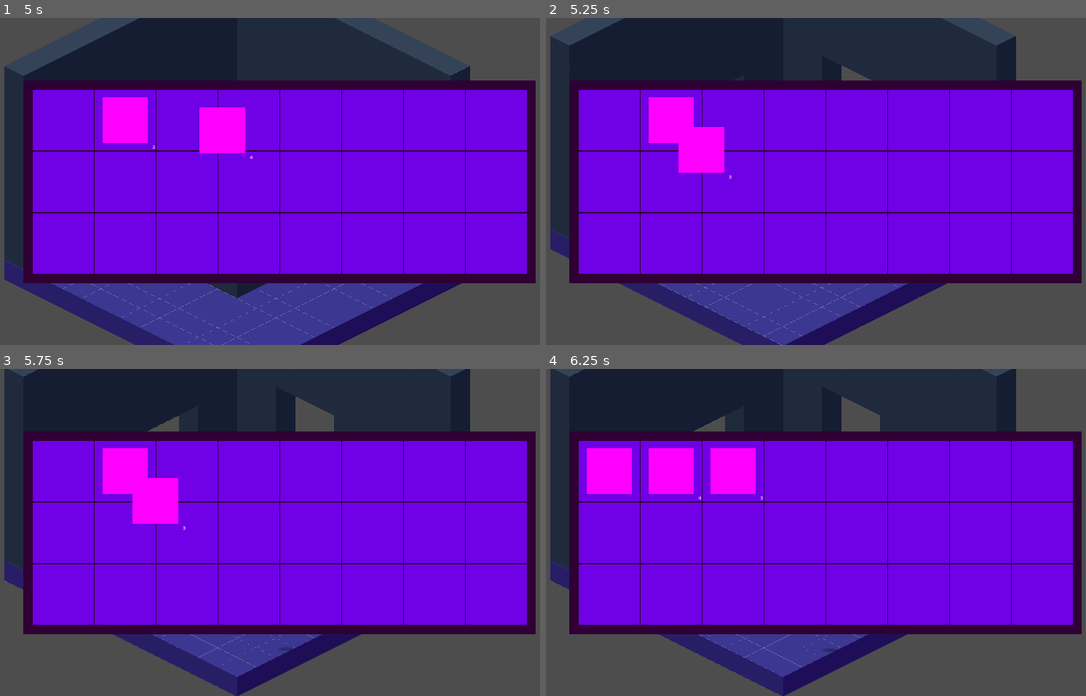
Above: before the commit, frames 1-4 (two rows, left to right).
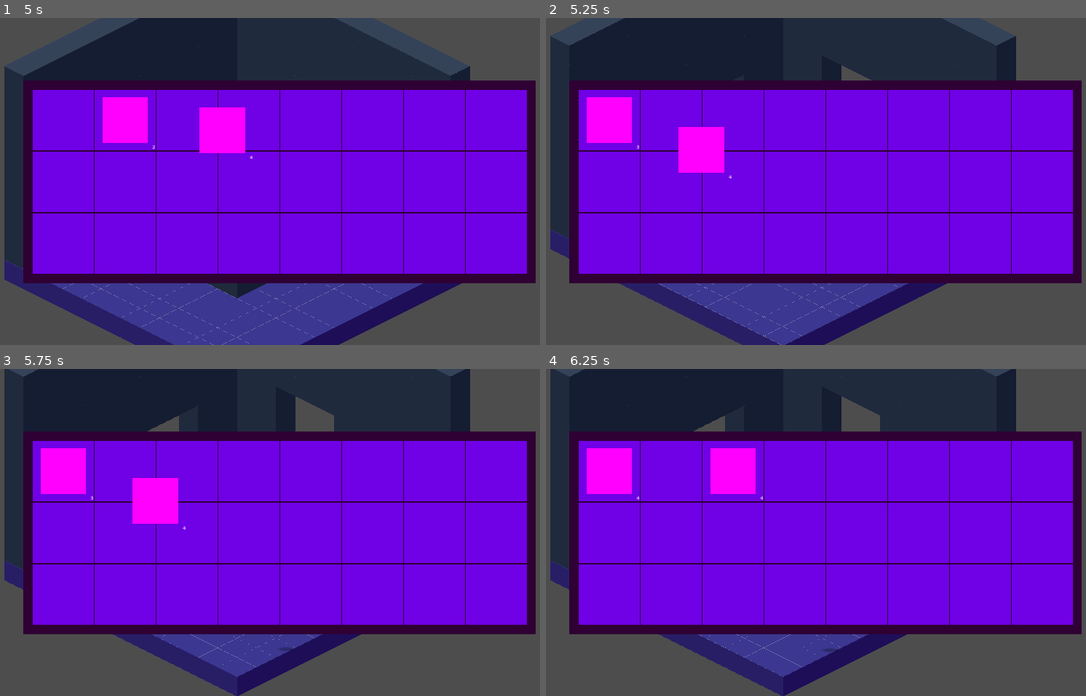
Above: after the commit, the same moments.

Repository: kaelynfmp/HearthLight
Game: Godot game, scene res://scenes/room.tscn
Two runs of this game, one before a commit and one after it. Both use one fixed random seed, a clock stepped at 60 frames per second and the inputs below.
Inputs (mouse positions are in pixels of both pictures, inside the frame that each line leads up to):
- Up to frame 1 (5 s): tap Enter (ui_accept) at 0.5, 0.77, 1.25, 2, 3.5, 3.77 s; move the mouse to (405, 165) at 0.52 s; hold D (move_right) 0.53-1.25 s; hold Shift (modifier, bound only after the commit) 0.53-1.25 s; click (405, 165) at 0.67 s; drag from (162, 197) to (248, 246) at 1.27 s; move the mouse to (340, 109) at 2.02 s; hold D (move_right) 2.03-2.75 s; hold Shift (modifier, bound only after the commit) 2.03-2.75 s; click (340, 109) at 2.17 s; drag from (248, 246) to (102, 132) at 2.77 s; move the mouse to (453, 230) at 3.52 s; hold A (move_left) 3.53-4.25 s; hold Shift (modifier, bound only after the commit) 3.53-4.25 s; click (453, 230) at 3.67 s; tap E (inventory) at 4.15 s; drag from (64, 119) to (194, 99) at 4.27 s
- Up to frame 2 (5.25 s): tap Enter (ui_accept) at 5 s; move the mouse to (670, 119) at 5.02 s; hold S (move_down) from 5.03 s (still down); hold Shift (modifier, bound only after the commit) from 5.03 s (still down); click (670, 119) at 5.17 s
- Up to frame 3 (5.75 s): keep holding S (move_down); keep holding Shift (modifier, bound only after the commit)
- Up to frame 4 (6.25 s): release S (move_down) at 5.75 s; release Shift (modifier, bound only after the commit) at 5.75 s; tap Enter (ui_accept) at 5.75 s; drag from (735, 470) to (708, 548) at 5.77 s

Frame 1 is identical in both runs. In frame 2, 2.2% of the frame differs, in the area x 7-35%, y 24-50%; in frame 3, 2.2%; in frame 4, 1.2%.

Commit message:
feat: shift click

Diff:
--- a/project.godot
+++ b/project.godot
@@ -85,6 +85,11 @@
 , Object(InputEventKey,"resource_local_to_scene":false,"resource_name":"","device":-1,"window_id":0,"alt_pressed":false …(186 unchanged characters)…
 ]
 }
+modifier={
+"deadzone": 0.5,
+"events": [Object(InputEventKey,"resource_local_to_scene":false,"resource_name":"","device":-1,"window_id":0,"alt_pressed":false,"shift_pressed":false,"ctrl_pressed":false,"meta_pressed":false,"pressed":false,"keycode":0,"physical_keycode":4194325,"key_label":0,"unicode":0,"location":0,"echo":false,"script":null)
+]
+}
 
 [rendering]
 
--- a/scripts/gamemanager.gd
+++ b/scripts/gamemanager.gd
@@ -5,6 +5,8 @@
 @export var inventory:bool = false
 
 var cursor:Node2D
+
+var inventories: Array[Inventory] = []
 
 func _ready() -> void:
 	pass
@@ -14,8 +16,31 @@
 		change_inventory()
 
 func change_inventory():
-	inventory = !inventory
+	if inventory:
+		inventory = false
+		inventories.clear()
+	else:
+		inventory = true
 	inventory_changed.emit()
+
+func add_inventory(p_inventory: Inventory):
+	inventories.append(p_inventory)
+
+func send_to_inventory(slot: Slot):
+	var went_somewhere: bool = false
+	var home_inventory: Inventory
+	var temp_slot: Slot = slot.duplicate()
+	for search_inventory in inventories:
+		if slot not in search_inventory.slots:
+			slot.decrement(slot.quantity)
+			went_somewhere = search_inventory.insert(temp_slot.item, temp_slot.quantity)
+			return
+		else:
+			home_inventory = search_inventory
+
+	if !went_somewhere:
+		slot.decrement(slot.quantity)
+		home_inventory.insert(temp_slot.item, temp_slot.quantity)
 
 func set_cursor(setting_cursor: Node2D):
 	cursor = setting_cursor
--- a/scripts/gui/inventory/inventory.gd
+++ b/scripts/gui/inventory/inventory.gd
@@ -14,8 +14,6 @@
 	for i in range(min(inventory.slots.size(), slots.size())):
 		slots[i].set_slot(inventory.slots[i])
 
-
-
 func _process(_delta: float):
 	visible = is_open
 
--- a/scripts/gui/inventory/slot.gd
+++ b/scripts/gui/inventory/slot.gd
@@ -33,6 +33,8 @@
 		# slide to add one
 		drop_slot_cursor()
 		rmb_line = true
+	if Input.is_action_pressed("modifier") and Input.is_mouse_button_pressed(MOUSE_BUTTON_LEFT):
+		GameManager.send_to_inventory(slot)
 	mouse_over = true
 
 func _on_mouse_exited() -> void:
@@ -46,8 +48,12 @@
 	if event is InputEventMouseButton:
 		if event.button_index == MOUSE_BUTTON_LEFT and event.is_pressed():
 			# If the items arent both null, OR if you left click, swap the items
-			if cursor_slot().item != null or slot.item != null:
-				swap_slots_cursor()
+			if Input.is_action_pressed("modifier"):
+				GameManager.send_to_inventory(slot)
+				pass
+			else:
+				if cursor_slot().item != null or slot.item != null:
+					swap_slots_cursor()
 		elif event.button_index == MOUSE_BUTTON_RIGHT:
 			rmb_line = false
 			# Since we previously check to see that the item slot isn't swappable, this will always work
@@ -69,14 +75,12 @@
 				pull_slot_cursor(true)
 
 ### Swap the current slot with the cursor slot
-func swap_slots_cursor():
-	if slot.item != cursor_slot().item:
+func swap_slots_cursor(bypass: bool = false):
+	if slot.item != cursor_slot().item or bypass:
 		var temp_item: Item    = cursor_slot().item
 		var temp_quantity: int = cursor_slot().quantity
 		cursor_slot().initialize(slot.item, slot.quantity)
 		slot.initialize(temp_item, temp_quantity)
-		update()
-		GameManager.get_cursor().update_slot()
 	else:
 		merge_slots_cursor()
 
@@ -84,9 +88,11 @@
 func merge_slots_cursor():
 	if slot.item == cursor_slot().item:
 		var remainder: int = slot.increment(cursor_slot().quantity)
+		if remainder == cursor_slot().quantity:
+			# Just swap if you're trying to touch something that's full
+			swap_slots_cursor(true)
+			return
 		cursor_slot().decrement(cursor_slot().quantity - remainder)
-		update()
-		GameManager.get_cursor().update_slot()
 	else:
 		swap_slots_cursor()
 
@@ -101,8 +107,6 @@
 		if (slot.increment() == 0): # No remainder
 		# If the stack isn't maxed, put one in
 			cursor_slot().decrement()
-		update()
-		GameManager.get_cursor().update_slot()
 
 ### Take one item from slot into cursor
 func pull_slot_cursor(bypass: bool = false):
@@ -113,8 +117,6 @@
 		cursor_slot().item = slot.item # It will always either be empty or the item already anyways
 		if (cursor_slot().increment() == 0): # No remainder
 			slot.decrement()
-		update()
-		GameManager.get_cursor().update_slot()
 
 
 ### Pick up half of the stack in the slot
@@ -136,8 +138,6 @@
 			# There hopefully shouldn't ever possibly be a remainder condition but, just in case
 			var remainder: int = cursor_slot().increment(ceil(temp_quantity/2))
 			slot.increment(remainder)
-			update()
-			GameManager.get_cursor().update_slot()
 	else:
 		just_half_stacked = false
 
@@ -146,7 +146,10 @@
 	return GameManager.get_cursor().get_slot()
 
 func set_slot(setting_slot: Slot):
+	if slot:
+		slot.update.disconnect(update)
 	slot = setting_slot
+	slot.update.connect(update)
 	update()
 
 func get_slot():
--- a/scripts/resources/inventory.gd
+++ b/scripts/resources/inventory.gd
@@ -12,18 +12,34 @@
 ## Initialization of the default values
 func _init(p_slots: Array[Slot] = []):
 	slots = p_slots
+	GameManager.inventory_changed.connect(on_inventory_changed)
 
-func insert(item: Item):
-	var item_slots = slots.filter(func(slot): return slot.item == item)
-	var found: bool = false
+func insert(item: Item, amount=1):
+	var item_slots: Array = slots.filter(func(slot): return slot.item == item)
+	var found: bool       = false
 	if !item_slots.is_empty():
 		for slot in item_slots:
-			if (slot.increment() == 0): # No remainder
+			var remainder = slot.increment(amount)
+			if (remainder == 0):
 				found = true
 				break
+			else:
+				amount = remainder
 	if !found:
-		var empty_slots = slots.filter(func(slot): return slot.item == null)
+		var empty_slots: Array = slots.filter(func(slot): return slot.item == null)
 		if !empty_slots.is_empty():
-			empty_slots[0].initialize(item)
+			for empty_slot in empty_slots:
+				var remainder = empty_slot.initialize(item, amount)
+				if (remainder == 0):
+					break
+				else:
+					amount = remainder
+		else:
+			return false
 
 	update.emit()
+	return true
+
+func on_inventory_changed():
+	if GameManager.inventory:
+		GameManager.add_inventory(self)
--- a/scripts/resources/slot.gd
+++ b/scripts/resources/slot.gd
@@ -5,6 +5,8 @@
 class_name Slot
 
 extends Resource
+
+signal update
 
 ## The [Item] that this slot represents. Can have multiple.
 @export var item: Item :
@@ -51,6 +53,8 @@
 		return amount # nothing was put in
 	var remainder: int      = starting_value + amount - item.max_stack
 	quantity += amount
+
+	update.emit()
 	return max(remainder, 0)
 
 ## Decrements the amount of items in the slot by specified amount, default 1
@@ -58,9 +62,14 @@
 	if (amount > quantity):
 		return true
 	quantity -= amount
+	update.emit()
 	return item != null # returns whether the item still exists after decrementing
 
 ## Initializes the slot with an item and a stack size, default 1
 func initialize(p_item: Item, p_quantity: int = 1):
 	item = p_item
 	quantity = p_quantity
+	update.emit()
+	if item == null:
+		return 0
+	return max(quantity - item.max_stack, 0)
